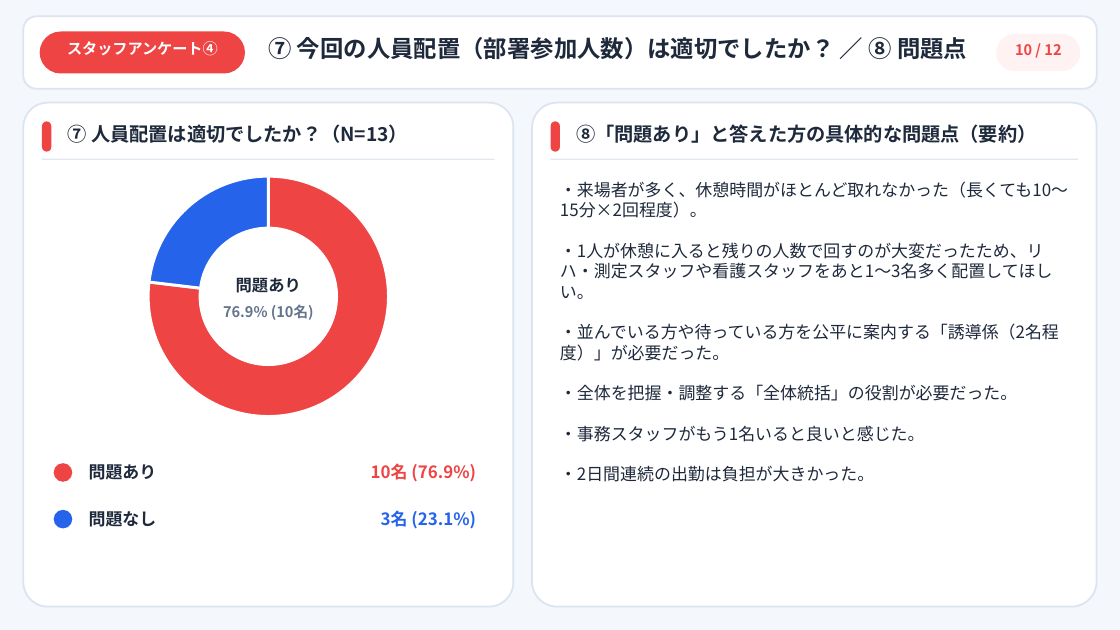
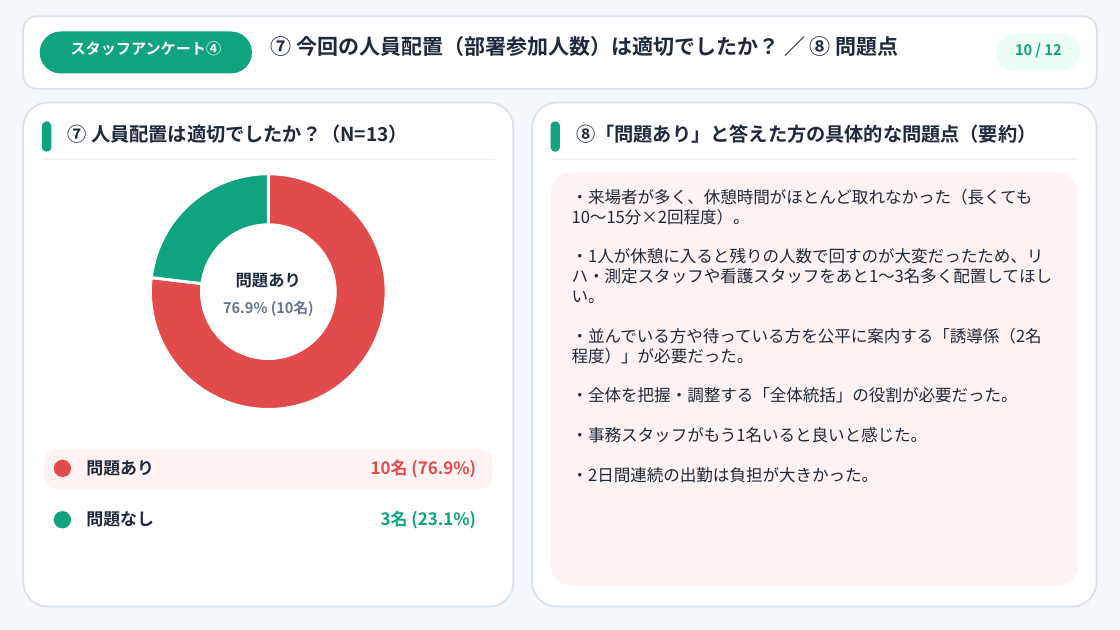
Before and after one commit to noriyukihoshina/yachiyo-survey-analyzer, a slide deck: slide 10 of アンケート結果報告.pptx. Drawn at 1120x630 pixels with LibreOffice and Linux fonts; fonts in the diff are those of the drawing. Boxes give left, top, right and bottom in pixels: in the first picture for what was removed or moved away, otherwise in the second. Text is boxed around its words. In the diff, an @@ line names an element or a change of style, - is before the commit and + after.

```diff
--- a/アンケート結果報告.pptx
+++ b/アンケート結果報告.pptx
@@ rectangle at [0,0,1120,630]: fill #F4F7FB to #F4F7FC @@
@@ text "⑦ 今回の人員配置（部署参加人数）は適切でしたか？ ／ ⑧ 問題点" at [271,36,899,56]: size 20 to 18 pt @@
@@ text "スタッフアンケート④": place and size @@
-text "スタッフアンケート④" at [67,41,218,56]
+text "スタッフアンケート④" at [71,41,222,56]
@@ fill #EF4444 to #10A37F in 3 elements at [42,121,51,151], [551,121,560,151], [39,32,252,74] @@
@@ rounded rectangle: place and size @@
-rounded rectangle at [39,32,245,74]
+rounded rectangle at [39,32,252,74]
@@ text "10 / 12" at [1015,44,1061,55]: text colour #EF4444 to #10A37F @@
@@ rounded rectangle at [996,34,1081,71]: fill #FEF2F2 to #ECFDF5 @@
@@ outline #DBE4F0 1.5 pt to #D8E2EE 1.5 pt in 3 elements at [24,16,1097,88], [24,103,513,607], [532,103,1096,607] @@
@@ pie slice (boxed as its full ellipse) at [150,174,386,410]: fill #2563EB to #10A37F @@
@@ pie slice (boxed as its full ellipse): place and size @@
-pie slice (boxed as its full ellipse) at [148,176,388,417]
+pie slice (boxed as its full ellipse) at [150,174,386,410]
@@ pie slice (boxed as its full ellipse) at [150,174,386,410]: fill #EF4444 to #E14B4B @@
@@ pie slice (boxed as its full ellipse): place and size @@
-pie slice (boxed as its full ellipse) at [148,176,388,417]
+pie slice (boxed as its full ellipse) at [150,174,386,410]
@@ rounded rectangle added at [551,173,1079,586], fill #FEF2F2 @@
@@ text "・来場者が多く、休憩時間がほとんど取れなかった（長くても10〜15分×2回程度）。 ・1人が休憩に入ると残りの人数で回す ...": place and size @@
-text "・来場者が多く、休憩時間がほとんど取れなかった（長くても10〜15分×2回程度）。 ・1人が休憩に入ると残りの人数で回す ..." at [560,181,1068,482]
+text "・来場者が多く、休憩時間がほとんど取れなかった（長くても10〜15分×2回程度）。 ・1人が休憩に入ると残りの人数で回す ..." at [572,189,1052,483]
@@ text "・来場者が多く、休憩時間がほとんど取れなかった（長くても10〜15分×2回程度）。 ・1人が休憩に入ると残りの人数で回す ..." at [572,189,1052,483]: size 14.5 to 14.2 pt @@
@@ rounded rectangle added at [45,450,492,489], fill #FEF2F2 @@
@@ 2 texts, 2 ellipses: place and size @@
-2 texts, 2 ellipses at [54,227,338,481]
+2 texts, 2 ellipses at [54,223,337,477]
@@ ellipse at [54,460,71,477]: fill #EF4444 to #E14B4B @@
@@ text "問題あり": place and size @@
-text "問題あり" at [89,464,157,480]
+text "問題あり" at [86,460,154,476]
@@ text "10名 (76.9%)" at [371,459,476,478]: text colour #EF4444 to #E14B4B @@
@@ text "3名 (23.1%)" at [381,510,476,529]: text colour #2563EB to #10A37F @@
@@ ellipse at [54,511,71,528]: fill #2563EB to #10A37F @@
```
Also in this commit, not shown: 11 other slides changed, 4 other files.
